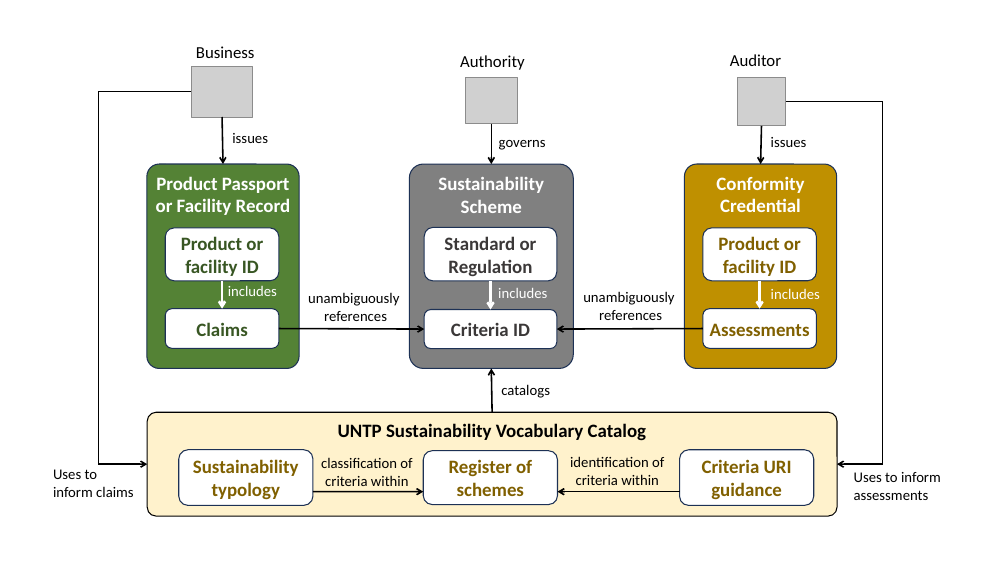
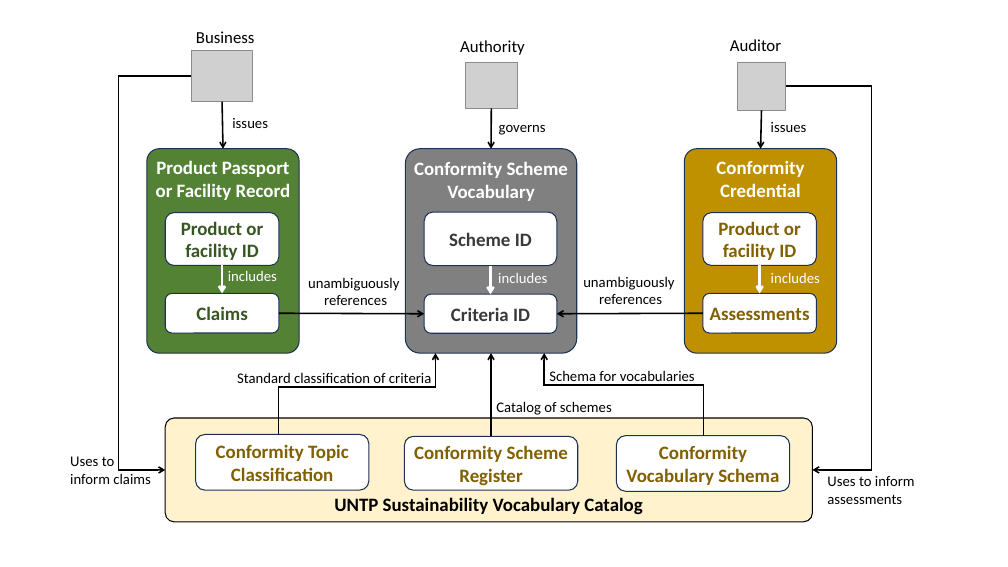
Before and after one commit to uncefact/spec-untp, a slide deck: slide 23 of website/docs/specification/UNTP-Diagrams-Specification.pptx. Drawn at 1008x567 pixels with LibreOffice and Linux fonts; fonts in the diff are those of the drawing; grey boxes stand for pictures. Boxes give left, top, right and bottom in pixels: in the first picture for what was removed or moved away, otherwise in the second. Text is boxed around its words. In the diff, an @@ line names an element or a change of style, - is before the commit and + after.

```diff
--- a/website/docs/specification/UNTP-Diagrams-Specification.pptx
+++ b/website/docs/specification/UNTP-Diagrams-Specification.pptx
@@ elbow arrow moved from (191, 91) - (147, 464) to (191, 76) - (166, 470) @@
@@ elbow arrow moved from (786, 101) - (837, 464) to (786, 86) - (813, 470) @@
@@ rounded rectangle "Conformity Scheme Vocabulary": place and size @@
-rounded rectangle "Conformity Scheme Vocabulary" at (409,164,573,368)
+rounded rectangle "Conformity Scheme Vocabulary" at (405,149,577,353)
@@ text in rounded rectangle at (414,162,568,201): text changed @@
-Sustainability Scheme
+Conformity Scheme Vocabulary
@@ 11 texts, 8 rounded rectangles, 8 arrows, 3 pictures: place and size @@
-11 texts, 8 rounded rectangles, 8 arrows, 3 pictures at (147,46,836,368)
+11 texts, 8 rounded rectangles, 8 arrows, 3 pictures at (147,31,836,353)
@@ text in rounded rectangle at (449,232,532,246): text changed @@
-Standard or Regulation
+Scheme ID
@@ elbow arrow added from (278, 435) to (436, 353), #000000 1.5 pt @@
@@ arrow moved from (492, 412) - (492, 368) to (492, 436) - (492, 353) @@
@@ arrow moved from (680, 492) - (557, 492) to (704, 436) - (544, 353) @@
@@ arrow (704, 436) - (544, 353): arrow to elbow arrow @@
@@ text at (237,372,431,388): text changed @@
-classification of criteria within
+Standard classification of criteria
@@ text added at (549,370,695,385), 14 pt, text #000000 @@
+Schema for vocabularies
@@ rounded rectangle "UNTP Sustainability Vocabulary Catalog": place and size @@
-rounded rectangle "UNTP Sustainability Vocabulary Catalog" at (147,412,837,516)
+rounded rectangle "UNTP Sustainability Vocabulary Catalog" at (166,418,813,522)
@@ rounded rectangle "UNTP Sustainability Vocabulary Catalog" at (166,418,813,522): vertical alignment top to bottom @@
@@ text at (496,401,612,415): text changed @@
-catalogs
+Catalog of schemes
@@ text "Uses to inform claims": place and size @@
-text "Uses to inform claims" at (53,469,134,497)
+text "Uses to inform claims" at (70,456,151,484)
@@ rounded rectangle "Conformity Topic Classification": place and size @@
-rounded rectangle "Conformity Topic Classification" at (178,450,313,506)
+rounded rectangle "Conformity Topic Classification" at (196,435,369,491)
@@ text in rounded rectangle at (216,444,349,481): text changed @@
-Sustainability typology
+Conformity Topic Classification
@@ rounded rectangle "Conformity Scheme Register": place and size @@
-rounded rectangle "Conformity Scheme Register" at (423,451,558,504)
+rounded rectangle "Conformity Scheme Register" at (405,436,578,490)
@@ text in rounded rectangle at (414,445,568,486): text changed @@
-Register of schemes
+Conformity Scheme Register
@@ rounded rectangle "Conformity Vocabulary Schema": place and size @@
-rounded rectangle "Conformity Vocabulary Schema" at (680,450,814,506)
+rounded rectangle "Conformity Vocabulary Schema" at (616,436,789,492)
@@ text in rounded rectangle at (626,446,779,485): text changed @@
-Criteria URI guidance
+Conformity Vocabulary Schema
@@ text removed at (570,456,664,485) @@
-identification of criteria within
@@ text "Uses to inform assessments": place and size @@
-text "Uses to inform assessments" at (854,472,941,500)
+text "Uses to inform assessments" at (827,476,915,504)
@@ arrow removed from (313, 492) to (423, 492) @@
```
Also in this commit, not shown: 1 slide added, 11 other files.
